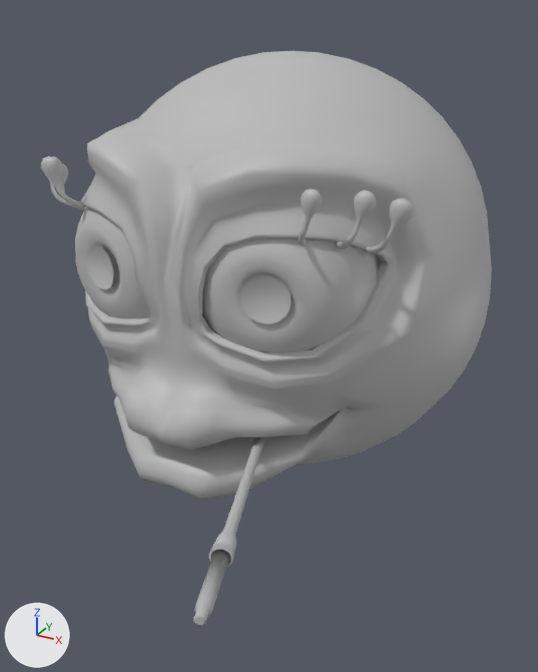
A saved change to the FBX model Assets/Models/venus.fbx.
One viewpoint serves both versions: a 50 mm camera at (1.11, -2.15, 0.8) aimed at (0.09, -0.3, -0.12). The lights are fixed; the arrows at lower left show +X, +Y and +Z. Where no turn or scale is listed for an object, it has been applied to the vertices.

The first picture shows 'Venus_mesh'.
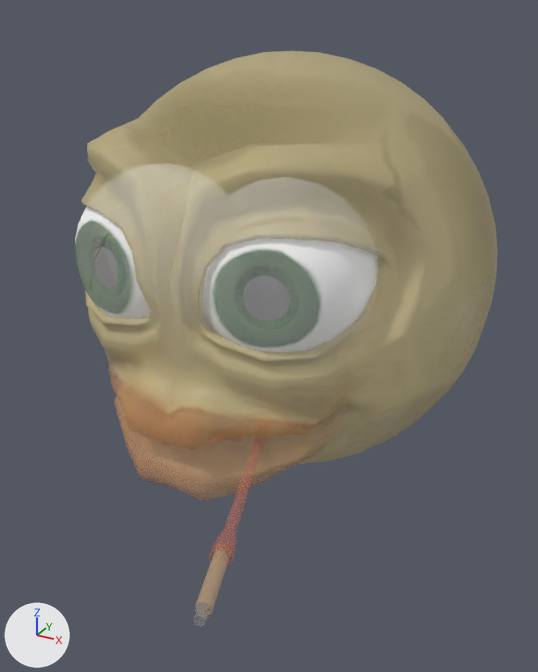
What differs and where, as boxes (x1, y1, x2, y2) in the pictures (538 x 672 px):
'Venus_mesh', reshaped: before (41, 51, 492, 626); after (75, 51, 498, 480)
part 1 of me_mesh, deleted: before (87, 244, 114, 290)
part 2 of me_mesh, deleted: before (240, 275, 291, 324)
part 3 of me_mesh, built on: before (88, 51, 489, 344); after (144, 51, 498, 441)
part 4 of me_mesh, recoloured (grey to beige): (75, 51, 470, 464) in both

Patch to the scene script:
```diff
--- a/Assets/Models/venus.fbx.py
+++ b/Assets/Models/venus.fbx.py
@@ img_venus_mtrl_png @@
+img_venus_mtrl_png = load_image('Venus_mtrl.png', '../Materials/venus_mtrl.png', 2048, 2048, 'Non-Color')
@@ mat_venus_mtrl @@
+mat_venus_mtrl = bpy.data.materials.new('venus_mtrl')
+# uses the picture img_venus_mtrl_png
@@ me_mesh @@
 # used by ob_venus_mesh; location = (0.0, 0.0, 0.0)
-me_mesh.from_pydata(...)  # 4021 vertices, 4164 faces; spans x -0.68..0.68, y -1.25..0.68, z -0.67..0.68
+me_mesh.from_pydata(...)  # 3877 vertices, 4030 faces; spans x -0.68..0.68, y -1.25..0.68, z -0.67..0.68
+# me_mesh part 1: the loose piece of 161 vertices spanning x -0.33..-0.2, y -0.65..-0.62, z 0.07..0.2 is deleted
+# me_mesh part 2: the loose piece of 161 vertices spanning x 0.2..0.33, y -0.65..-0.62, z 0.07..0.2 is deleted
+# me_mesh part 3
+# 12 vertices are removed from x -0.26..0.31, y -0.63..-0.6, z 0.08..0.19
+# 168 faces are deleted
+# 1 vertex moves within x 0.31, y -0.6, z 0.13
+# 190 vertices are added at x -0.65..0.65, y -0.64..0.66, z -0.66..0.68
+# 354 new faces join them
+# me_mesh part 4: 3676 faces spanning x -0.68..0.68, y -1.25..0.01, z -0.67..0.68 switch from mat_lambert8 (grey #bcbcbc) to mat_venus_mtrl
```
